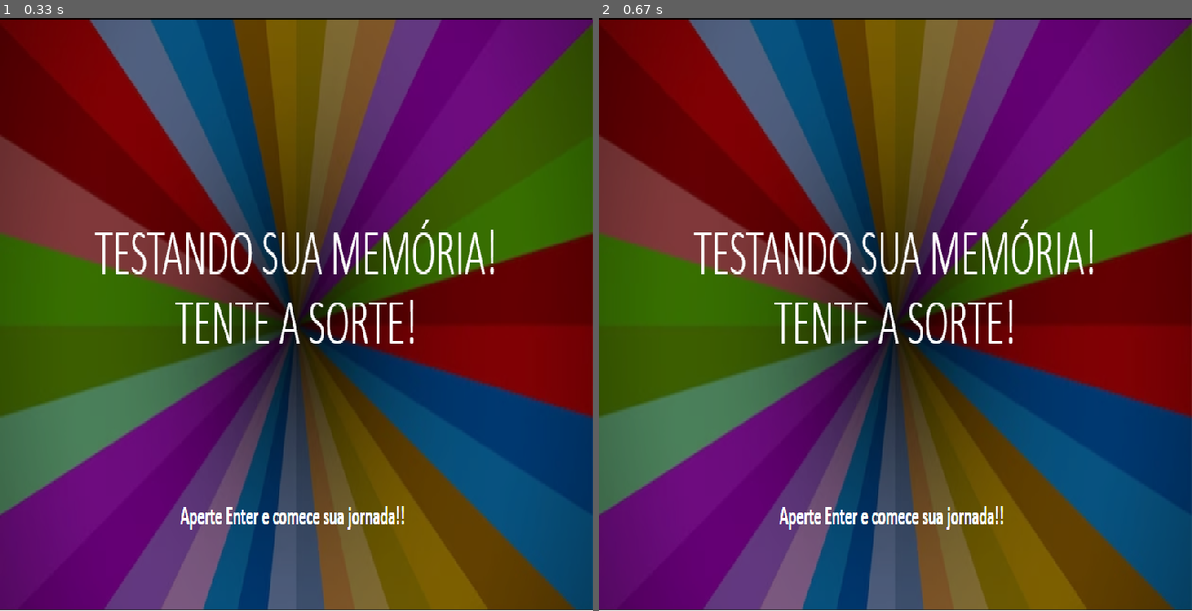
Above: before the commit, frames 1-2 (left to right).
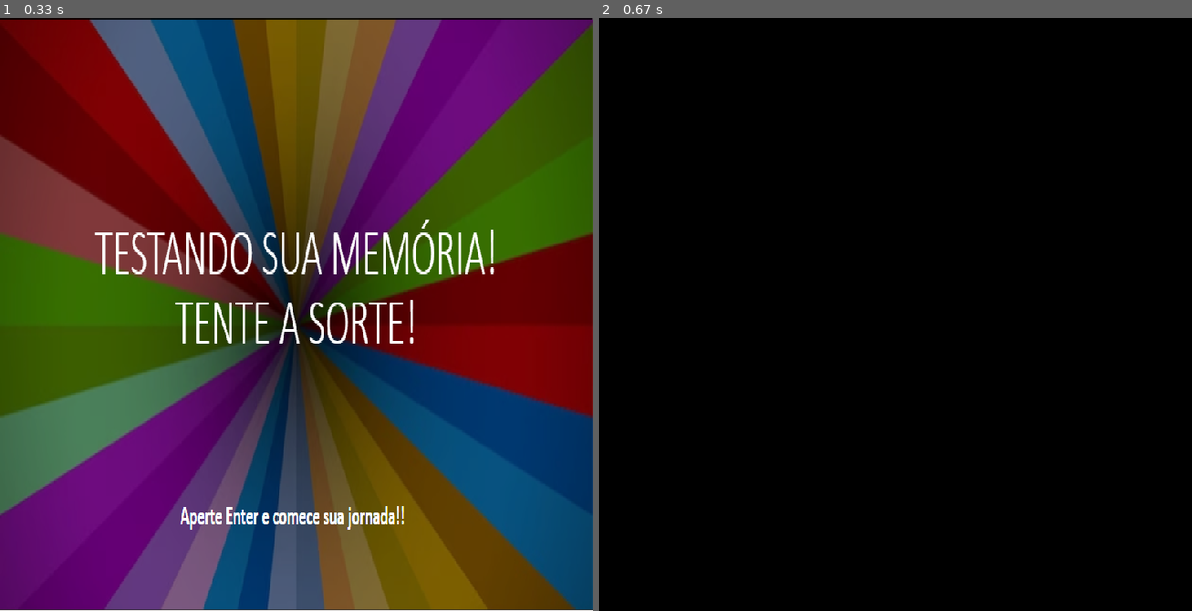
Above: after the commit, the same moments.

Repository: CaioNovelli/Projeto_Final_Pygame
Game: pygame game, started from Código Pygame.py
The game is run twice, just before and just after one commit, with the same random seed, the same clock (stepped at 60 frames per second) and the same inputs.
Inputs:
- Up to frame 1 (0.33 s): no input
- Up to frame 2 (0.67 s): tap Enter at 0.33 s

Frame 1 is identical in both runs. In frame 2, 100% of the frame differs, in the area x 0-100%, y 0-100%.

Commit message:
arruma tela_preta

Diff:
--- a/Código Pygame.py
+++ b/Código Pygame.py
@@ -1,6 +1,5 @@
 import pygame
 import assets
-
 
 # ===== Inicialização =====
 # ----- Importa e inicia pacotes
@@ -14,31 +13,30 @@
 
 # ----- Inicia estruturas de dados
 jogando = True
+estado = 'tela inicial'
 dicionario = assets.load_assets()
-
 
 # ===== Loop principal =====
 while jogando:
+    window.fill((0, 0, 0))  # Preenche com a cor preta
 
-    window.fill((0, 0, 0))  # Preenche com a cor preta
-    window.blit(dicionario['tela inicial'], (0,0))
-
-    for event in pygame.event.get():
-        if event.type == pygame.QUIT:
-            jogando = False
-        if event.type == pygame.KEYDOWN:
-            if event.key==pygame.K_KP_ENTER:
-                jogando = True
-
-    # ----- Gera saídas
+    if estado == 'tela inicial':
+        window.blit(dicionario['tela inicial'], (0, 0))
+        for event in pygame.event.get():
+            if event.type == pygame.QUIT:
+                jogando = False
+            if event.type == pygame.KEYDOWN:
+                if event.key == 13:
+                    estado = 'tela_preta'
+    elif estado == 'tela_preta':
+        window.fill((0, 0, 0))  # Preenche com a cor preta
 
 
 
-
+    # ----- Gera saídas
 
     # ----- Atualiza estado do jogo
     pygame.display.update()  # Mostra o novo frame para o jogador
 
-
 # ===== Finalização =====
 pygame.quit()  # Função do PyGame que finaliza os recursos utilizados
